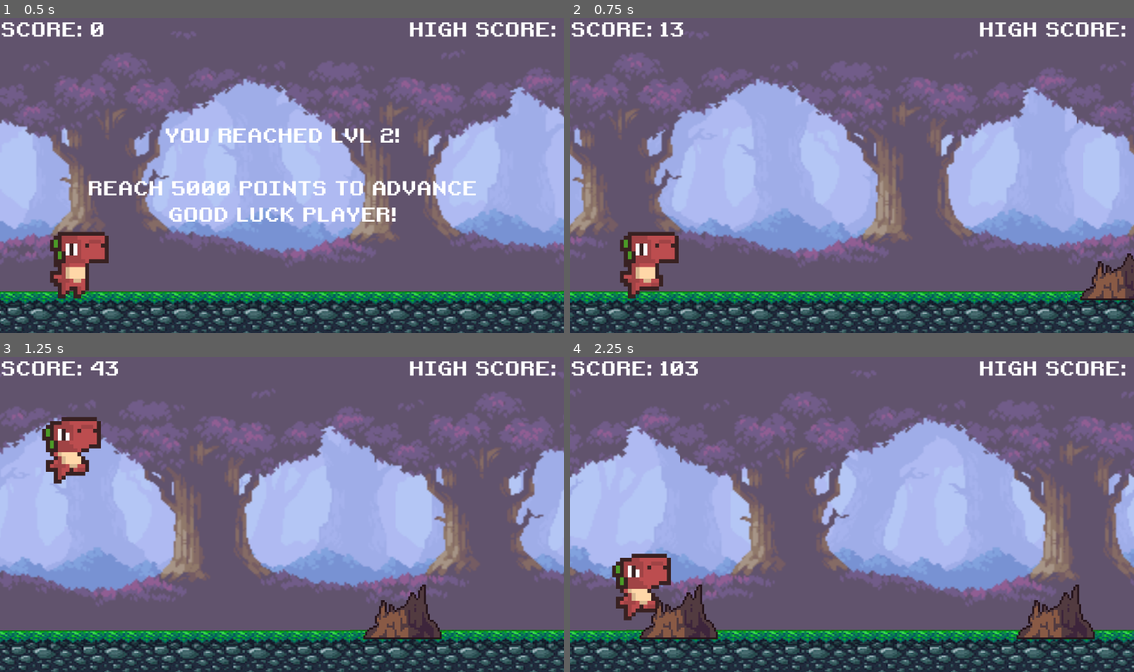
Above: before the commit, frames 1-4 (two rows, left to right).
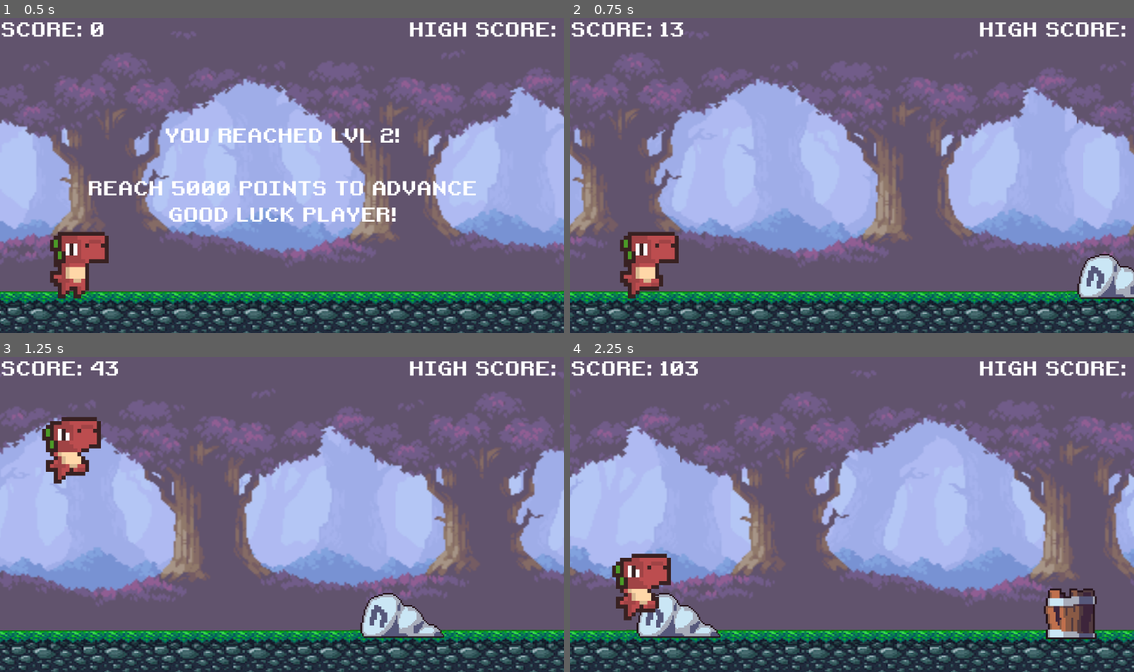
Above: after the commit, the same moments.

Repository: teachermanjeff/redplatformer2025
Game: Godot game, scene res://scenes/lvl2.tscn
Two runs of this game, one before a commit and one after it. Both use one fixed random seed, a clock stepped at 60 frames per second and the inputs below. This scene is started directly instead of the project's main scene.
Inputs:
- Up to frame 1 (0.5 s): no input
- Up to frame 2 (0.75 s): tap Enter (ui_accept) at 0.5 s; hold Enter (ui_accept) from 0.53 s (still down)
- Up to frame 3 (1.25 s): keep holding Enter (ui_accept); tap Space (jump) at 0.77 s
- Up to frame 4 (2.25 s): release Enter (ui_accept) at 1.28 s; tap Enter (ui_accept) at 1.35 s; tap Space (jump) at 1.52 s; hold Down (ui_down) from 2.03 s (still down); hold Enter (ui_accept) from 2.03 s (still down)

Frame 1 is identical in both runs. In frame 2, 1.2% of the frame differs, in the area x 89-100%, y 74-90%; in frame 3, 1.7%; in frame 4, 3.0%, in the area x 11-94%, y 72-90%.

Commit message:
crystals

Diff:
--- /dev/null
+++ b/scenes/crystal1.tscn
@@ -0,0 +1,15 @@
+[gd_scene load_steps=2 format=3 uid="uid://cu7a7nkv4a853"]
+
+[ext_resource type="Texture2D" uid="uid://t6ynytnml4b3" path="res://assets/next level obstacles/crystal_red-pink2.png" id="1_k75g3"]
+
+[node name="Stump" type="Area2D"]
+
+[node name="Sprite2D" type="Sprite2D" parent="."]
+texture_filter = 1
+position = Vector2(-4.25, 5.24999)
+scale = Vector2(1.75658, 1.20556)
+texture = ExtResource("1_k75g3")
+
+[node name="CollisionPolygon2D" type="CollisionPolygon2D" parent="."]
+scale = Vector2(4, 4)
+polygon = PackedVector2Array(18.5, 15, -20, 14, -13.5, -5.75, -2, -3, 7.25, -12)
--- /dev/null
+++ b/scenes/crystal2.tscn
@@ -0,0 +1,15 @@
+[gd_scene load_steps=2 format=3 uid="uid://byuq364bxjqh8"]
+
+[ext_resource type="Texture2D" uid="uid://c4qqiirw3vcsw" path="res://assets/next level obstacles/crystal_green2.png" id="1_w8rvo"]
+
+[node name="Stump" type="Area2D"]
+
+[node name="Sprite2D" type="Sprite2D" parent="."]
+texture_filter = 1
+position = Vector2(1, 0.750005)
+scale = Vector2(1.43689, 1.38816)
+texture = ExtResource("1_w8rvo")
+
+[node name="CollisionPolygon2D" type="CollisionPolygon2D" parent="."]
+scale = Vector2(4, 4)
+polygon = PackedVector2Array(16.75, 13.75, -20, 14, -10.25, -0.75, -0.75, -12, 11, -6.5)
--- /dev/null
+++ b/scenes/crystal3.tscn
@@ -0,0 +1,15 @@
+[gd_scene load_steps=2 format=3 uid="uid://b3iiegxkagchh"]
+
+[ext_resource type="Texture2D" uid="uid://xs06p26v7oqj" path="res://assets/next level obstacles/crystal_blue2.png" id="1_acfmd"]
+
+[node name="Stump" type="Area2D"]
+
+[node name="Sprite2D" type="Sprite2D" parent="."]
+texture_filter = 1
+position = Vector2(4.75, 2.25)
+scale = Vector2(1.75658, 1.40625)
+texture = ExtResource("1_acfmd")
+
+[node name="CollisionPolygon2D" type="CollisionPolygon2D" parent="."]
+scale = Vector2(4, 4)
+polygon = PackedVector2Array(17.25, 13.5, -15.25, 13.75, -8.5, -4.5, 1.5, -12.5, 8, -7.75)
--- /dev/null
+++ b/scenes/crystal4.tscn
@@ -0,0 +1,14 @@
+[gd_scene load_steps=2 format=3 uid="uid://d1t2qibhrdlfs"]
+
+[ext_resource type="Texture2D" uid="uid://ca01iuenpdkvj" path="res://assets/imgs/obstacles/stump.png" id="1_utxf2"]
+
+[node name="Stump" type="Area2D"]
+
+[node name="Sprite2D" type="Sprite2D" parent="."]
+texture_filter = 1
+scale = Vector2(4, 4)
+texture = ExtResource("1_utxf2")
+
+[node name="CollisionPolygon2D" type="CollisionPolygon2D" parent="."]
+scale = Vector2(4, 4)
+polygon = PackedVector2Array(17.25, 13.5, -20, 14, -10.5, -5.75, -2.25, -1.25, 10.5, -13.5)
--- a/scenes/lvl2.tscn
+++ b/scenes/lvl2.tscn
@@ -1,6 +1,6 @@
 [gd_scene load_steps=13 format=3 uid="uid://bklxgnj2arjdh"]
 
-[ext_resource type="Script" uid="uid://cqkhrg042ce2f" path="res://scenes/main.gd" id="1_nb5j2"]
+[ext_resource type="Script" uid="uid://8bt7uflbdq5m" path="res://scenes/main2.gd" id="1_c8sub"]
 [ext_resource type="PackedScene" uid="uid://bpkphu8qj137m" path="res://scenes/bg.tscn" id="2_r7wj8"]
 [ext_resource type="PackedScene" uid="uid://b5pwnh1tmyrnl" path="res://scenes/ground.tscn" id="3_g6uqv"]
 [ext_resource type="Texture2D" uid="uid://477bpbvrr7gf" path="res://assets/next level/background_layer_3.png" id="3_hnnuc"]
@@ -18,7 +18,7 @@
 size = Vector2(9e+08, 900)
 
 [node name="Main2" type="Node"]
-script = ExtResource("1_nb5j2")
+script = ExtResource("1_c8sub")
 
 [node name="Bg" parent="." instance=ExtResource("2_r7wj8")]
 
--- /dev/null
+++ b/scenes/main2.gd
@@ -0,0 +1,157 @@
+extends Node
+
+#preload obstacles
+var stump_scene = preload("res://scenes/stump.tscn")
+var rock_scene = preload("res://scenes/rock.tscn")
+var barrel_scene = preload("res://scenes/barrel.tscn")
+var bird_scene = preload("res://scenes/bird.tscn")
+var obstacle_types := [stump_scene, rock_scene, barrel_scene]
+var obstacles : Array
+var bird_heights := [200, 390]
+
+#game variables
+const DINO_START_POS := Vector2i(150, 485)
+const CAM_START_POS := Vector2i(576, 324)
+var difficulty
+const MAX_DIFFICULTY : int = 2
+var score : int
+const SCORE_MODIFIER : int = 10
+var high_score : int
+var speed : float
+const START_SPEED : float = 10.0
+const MAX_SPEED : int = 25
+const SPEED_MODIFIER : int = 5000
+var screen_size : Vector2i
+var ground_height : int
+var game_running : bool
+var last_obs
+
+
+# Called when the node enters the scene tree for the first time.
+func _ready():
+	screen_size = get_window().size
+	ground_height = $Ground.get_node("Sprite2D").texture.get_height()
+	$GameOver.get_node("Button").pressed.connect(new_game)
+	new_game()
+
+func new_game():
+	#reset variables
+	score = 0
+	show_score()
+	game_running = false
+	get_tree().paused = false
+	difficulty = 0
+
+	#delete all obstacles
+	for obs in obstacles:
+		obs.queue_free()
+	obstacles.clear()
+
+	#reset the nodes
+	$Dino.position = DINO_START_POS
+	$Dino.velocity = Vector2i(0, 0)
+	$Camera2D.position = CAM_START_POS
+	$Ground.position = Vector2i(0, 0)
+
+	#reset hud and game over screen
+	$HUD.get_node("StartLabel").show()
+	$GameOver.hide()
+
+# Called every frame. 'delta' is the elapsed time since the previous frame.
+func _process(delta):
+	if game_running:
+		#speed up and adjust difficulty
+		speed = START_SPEED + score / SPEED_MODIFIER
+		if speed > MAX_SPEED:
+			speed = MAX_SPEED
+		adjust_difficulty()
+
+		#generate obstacles
+		generate_obs()
+
+		change_map()
+
+		#move dino and camera
+		$Dino.position.x += speed
+		$Camera2D.position.x += speed
+
+		#update score
+		score += speed
+		show_score()
+
+		#update ground position
+		if $Camera2D.position.x - $Ground.position.x > screen_size.x * 1.5:
+			$Ground.position.x += screen_size.x
+
+		#remove obstacles that have gone off screen
+		for obs in obstacles:
+			if obs.position.x < ($Camera2D.position.x - screen_size.x):
+				remove_obs(obs)
+	else:
+		if Input.is_action_pressed("ui_accept"):
+			game_running = true
+			$HUD.get_node("StartLabel").hide()
+
+func generate_obs():
+	#generate ground obstacles
+	if obstacles.is_empty() or last_obs.position.x < score + randi_range(300, 500):
+		var obs_type = obstacle_types[randi() % obstacle_types.size()]
+		var obs
+		var max_obs = difficulty + 1
+		for i in range(randi() % max_obs + 1):
+			obs = obs_type.instantiate()
+			var obs_height = obs.get_node("Sprite2D").texture.get_height()
+			var obs_scale = obs.get_node("Sprite2D").scale
+			var obs_x : int = screen_size.x + score + 100 + (i * 100)
+			var obs_y : int = screen_size.y - ground_height - (obs_height * obs_scale.y / 2) + 5
+			last_obs = obs
+			add_obs(obs, obs_x, obs_y)
+		#additionally random chance to spawn a bird
+		if difficulty == MAX_DIFFICULTY:
+			if (randi() % 2) == 0:
+				#generate bird obstacles
+				obs = bird_scene.instantiate()
+				var obs_x : int = screen_size.x + score + 100
+				var obs_y : int = bird_heights[randi() % bird_heights.size()]
+				add_obs(obs, obs_x, obs_y)
+
+func add_obs(obs, x, y):
+	obs.position = Vector2i(x, y)
+	obs.body_entered.connect(hit_obs)
+	add_child(obs)
+	obstacles.append(obs)
+
+func remove_obs(obs):
+	obs.queue_free()
+	obstacles.erase(obs)
+
+func hit_obs(body):
+	if body.name == "Dino":
+		game_over()
+
+
+func show_score():
+	$HUD.get_node("ScoreLabel").text = "SCORE: " + str(score / SCORE_MODIFIER)
+
+func check_high_score():
+	if score > high_score:
+		high_score = score
+		$HUD.get_node("HighScoreLabel").text = "HIGH SCORE: " + str(high_score / SCORE_MODIFIER)
+
+func change_map():
+	if score > 25000:
+		get_tree().change_scene_to_file("res://scenes/lvl2.tscn")
+
+func adjust_difficulty():
+	difficulty = score / SPEED_MODIFIER
+	if difficulty > MAX_DIFFICULTY:
+		difficulty = MAX_DIFFICULTY
+
+
+
+
+func game_over():
+	check_high_score()
+	get_tree().paused = true
+	game_running = false
+	$GameOver.show()
Not shown, added: scenes/main2.gd.uid
